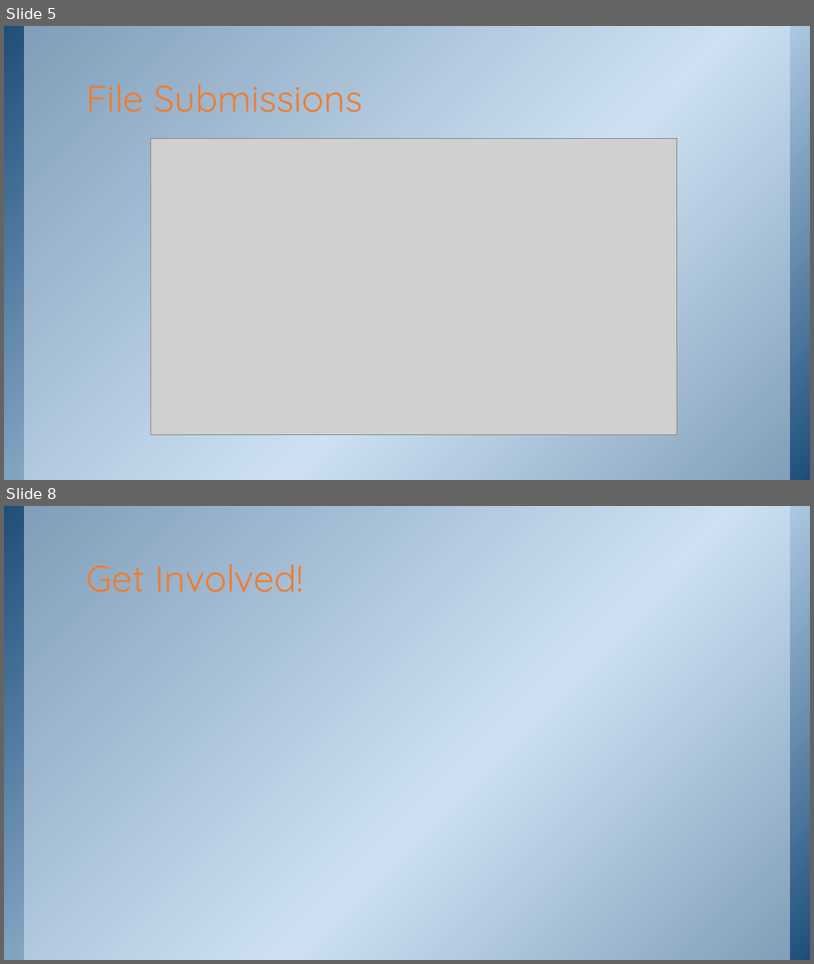
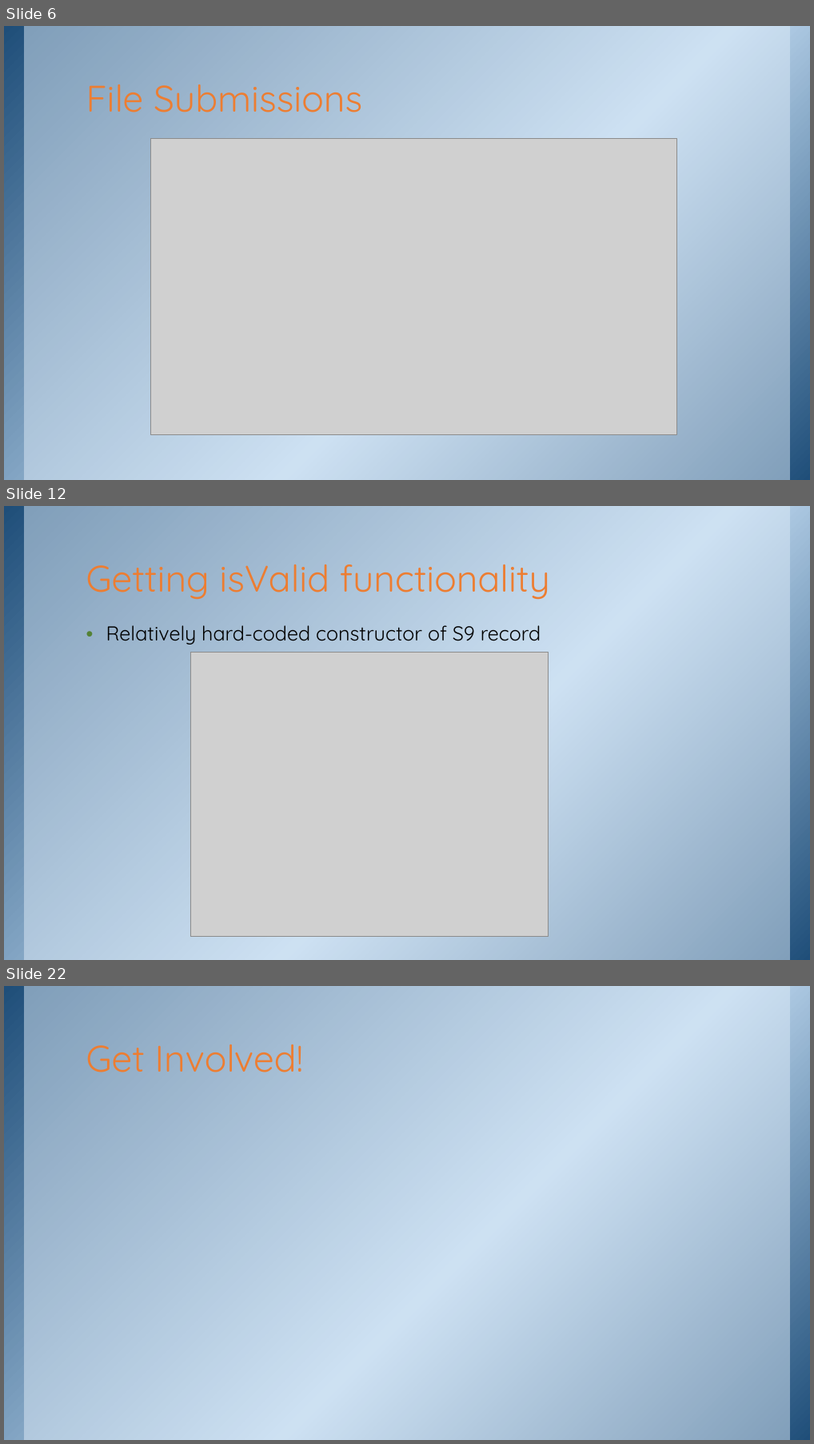
Before and after one commit to purpleabab/wtcs-data-systems-validators, a slide deck: document/DataTypeValidator.pptx. Shown one above the other, each under a label of ours: slides 5 and 8 before the commit, slides 6, 12 and 22 after it; the slides between them are not shown. The pictures are 814x964 and 814x1444 pixels, drawn with LibreOffice and Linux fonts; fonts in the diff are those of the drawing; grey boxes stand for pictures; background and template pictures are left out. Boxes give left, top, right and bottom in pixels: in the first picture for what was removed or moved away, otherwise in the second. Text is boxed around its words. In the diff, an @@ line names an element or a change of style, - is before the commit and + after.

```diff
--- a/document/DataTypeValidator.pptx
+++ b/document/DataTypeValidator.pptx
@@ slide 12 added at (4, 506, 810, 960), background picture (left out); not listed: 2 template elements that a slide beside it also shows @@
@@ title added at (86, 564, 550, 599), 44 pt, text #ED7D31 @@
+Getting isValid functionality
@@ text added at (106, 625, 541, 644), 24 pt, text #000000 @@
+• Relatively hard-coded constructor of S9 record
@@ picture added at (190, 652, 549, 936) @@
@@ what was slide 5 is now slide 6 @@
@@ what was slide 8 is now slide 22 @@
```
Also in this commit, not shown: 2 slides changed, 13 other slides added, 1 other file.
